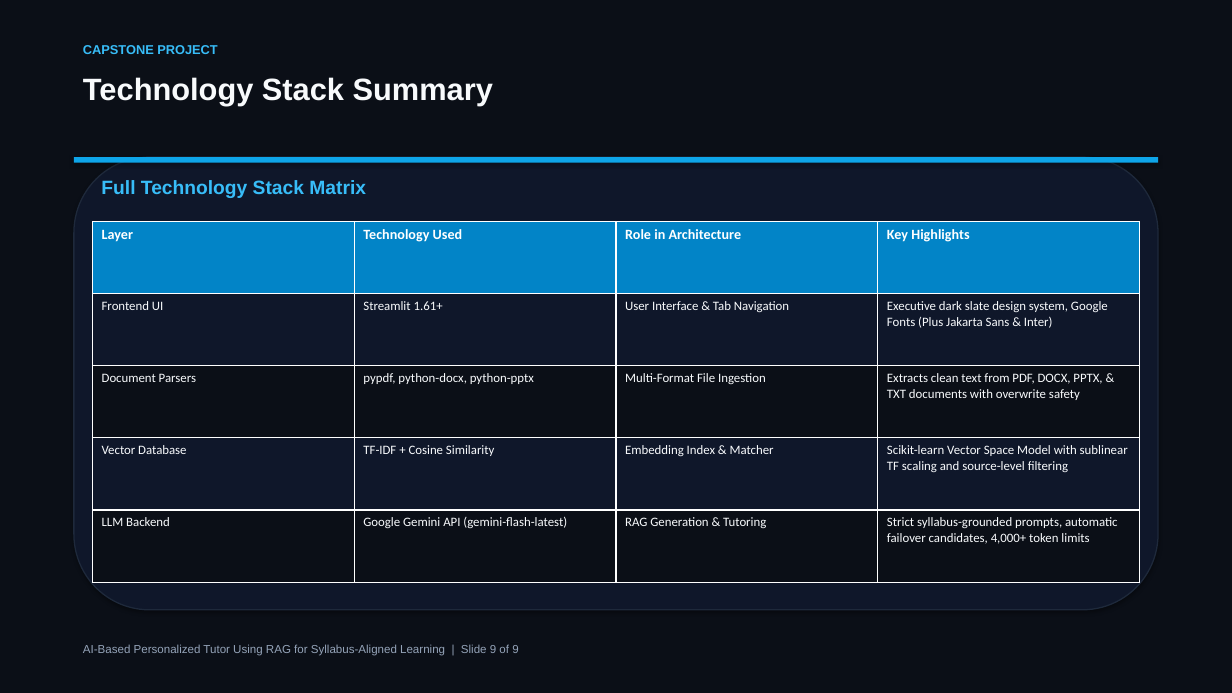
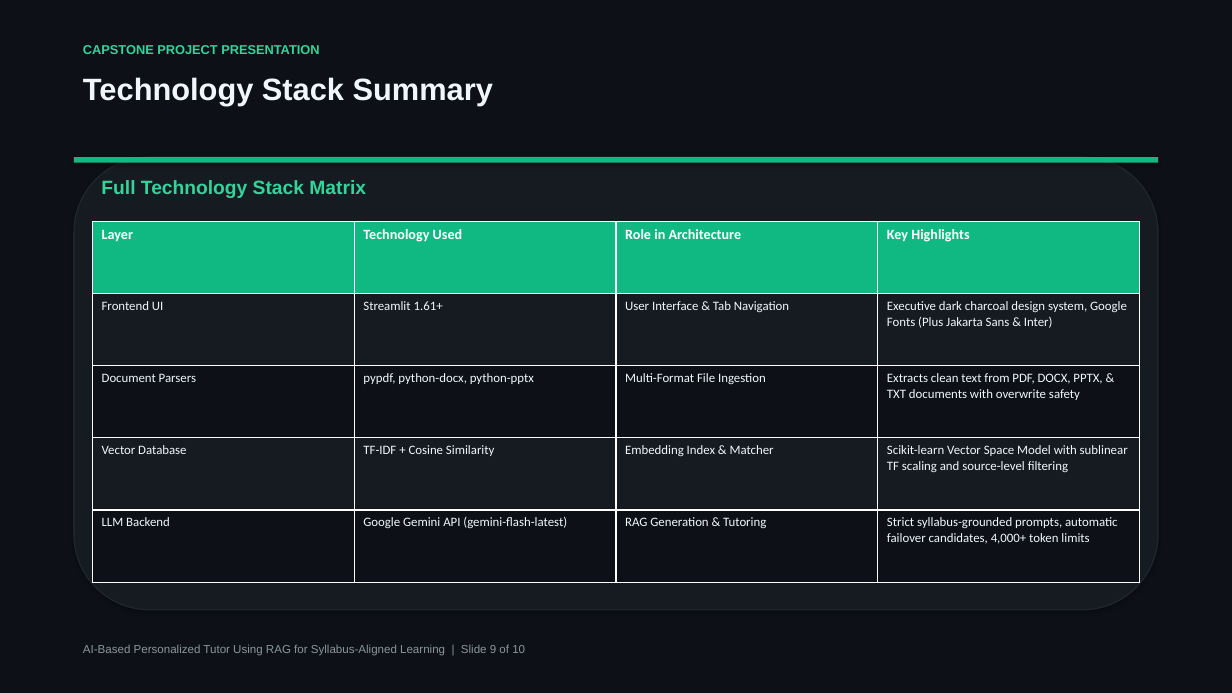
Before and after one commit to chaitanyaP14/AI_Tutor, a slide deck: slide 9 of AI_Tutor_Capstone_Presentation.pptx. Drawn at 1232x693 pixels with LibreOffice and Linux fonts; fonts in the diff are those of the drawing. Boxes give left, top, right and bottom in pixels: in the first picture for what was removed or moved away, otherwise in the second. Text is boxed around its words. In the diff, an @@ line names an element or a change of style, - is before the commit and + after.

```diff
--- a/AI_Tutor_Capstone_Presentation.pptx
+++ b/AI_Tutor_Capstone_Presentation.pptx
@@ background #0B0F17 to #0D1117 @@
@@ text at (83,45,319,54): text changed; text colour #38BDF8 to #34D399 @@
-CAPSTONE PROJECT
+CAPSTONE PROJECT PRESENTATION
@@ rounded rectangle at (74,157,1158,610): fill #0F172A to #161B22; outline #1E293B 1 pt to #21262D 1 pt @@
@@ rectangle at (74,157,1158,163): fill #0EA5E9 to #10B981 @@
@@ text "Full Technology Stack Matrix" at (101,180,366,198): text colour #38BDF8 to #34D399 @@
@@ table at (92,222,1139,582) @@
-row 2, column 4: Executive dark slate design system, Google Fonts (Plus Jakarta Sans & Inter)
+row 2, column 4: Executive dark charcoal design system, Google Fonts (Plus Jakarta Sans & Inter)
@@ fill #0284C7 to #10B981 in row 1 @@
@@ fill #0F172A to #161B22 in 8 cells @@
@@ fill #0B0F17 to #0D1117 in 8 cells @@
@@ text colour #F8FAFC to #F0F6FC in "Frontend UI", "Streamlit 1.61+", "User Interface & Tab Navigation", "Document Parsers" and 11 more places @@
@@ text at (83,644,525,656): text changed; text colour #94A3B8 to #8B949E @@
-AI-Based Personalized Tutor Using RAG for Syllabus-Aligned Learning | Slide 9 of 9
+AI-Based Personalized Tutor Using RAG for Syllabus-Aligned Learning | Slide 9 of 10
```
Also in this commit, not shown: 8 other slides changed, 1 slide added, 4 other files.
